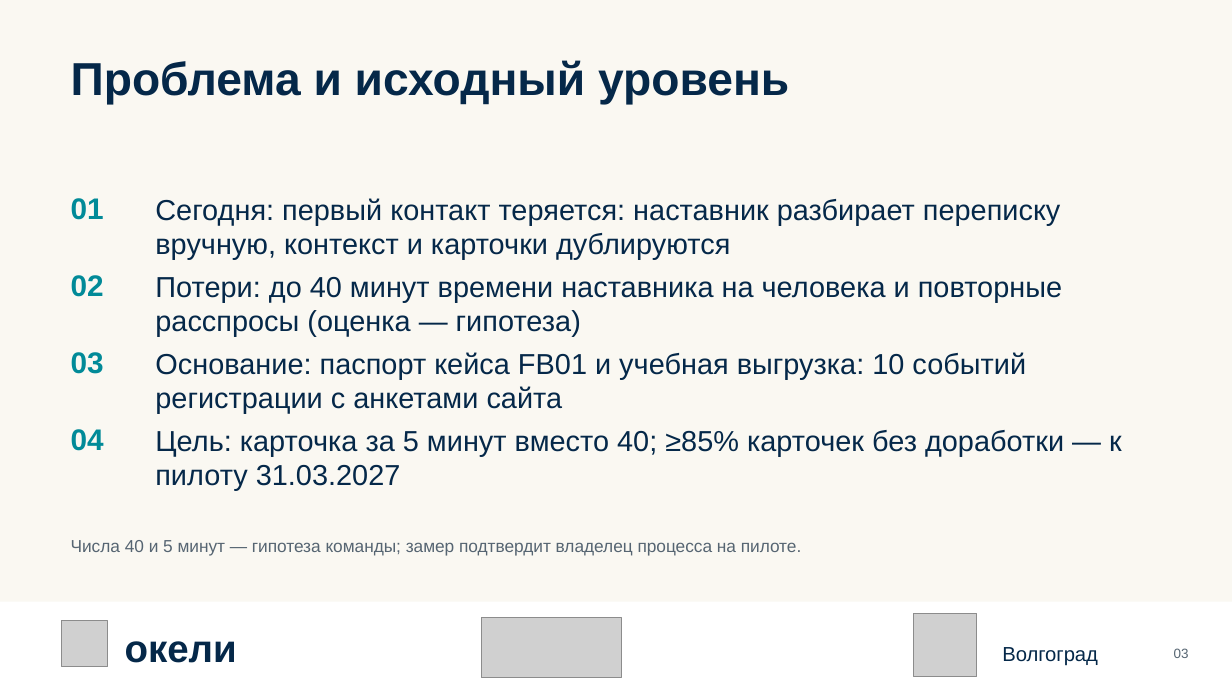
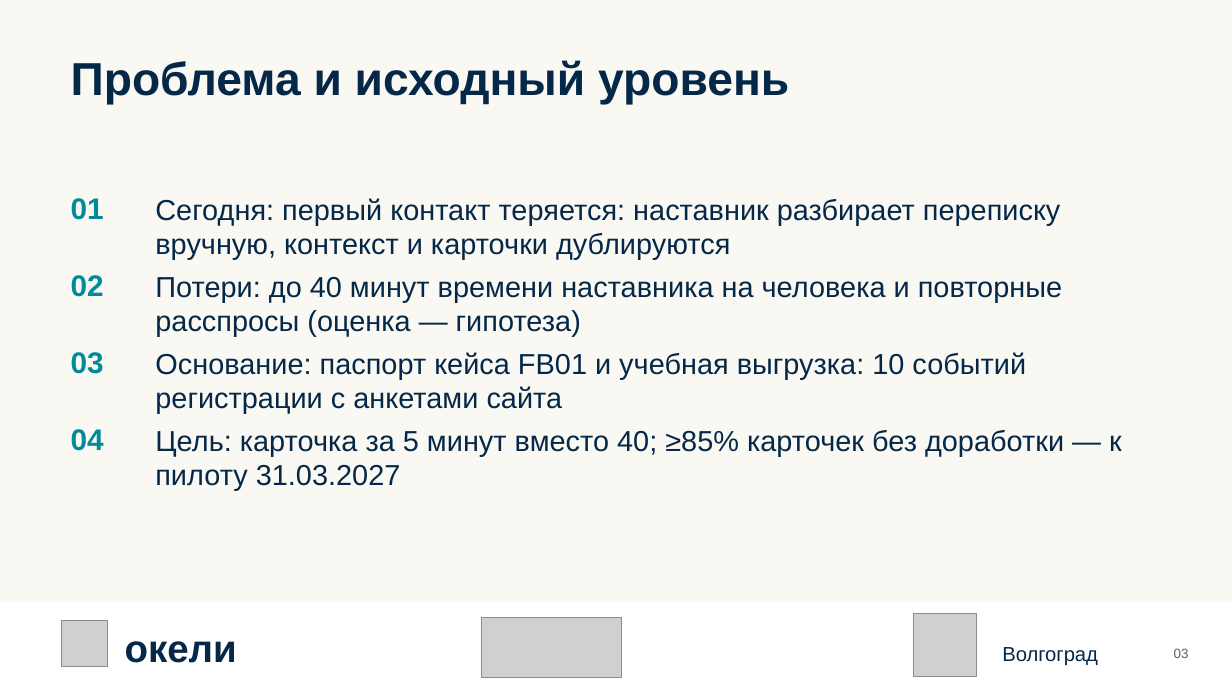
Before and after one commit to KaDyK736/FinikTeam-FB01, a slide deck: slide 3 of Презентация_Finik_FB01_по_шаблону.pptx. Drawn at 1232x693 pixels with LibreOffice and Linux fonts; fonts in the diff are those of the drawing; grey boxes stand for pictures. Boxes give left, top, right and bottom in pixels: in the first picture for what was removed or moved away, otherwise in the second. Text is boxed around its words. In the diff, an @@ line names an element or a change of style, - is before the commit and + after.

```diff
--- a/Презентация_Finik_FB01_по_шаблону.pptx
+++ b/Презентация_Finik_FB01_по_шаблону.pptx
@@ text removed at [71, 540, 801, 556] @@
-Числа 40 и 5 минут — гипотеза команды; замер подтвердит владелец процесса на пилоте.
```
Also in this commit, not shown: 7 other slides changed, 2 slides added, 2 slides removed.
